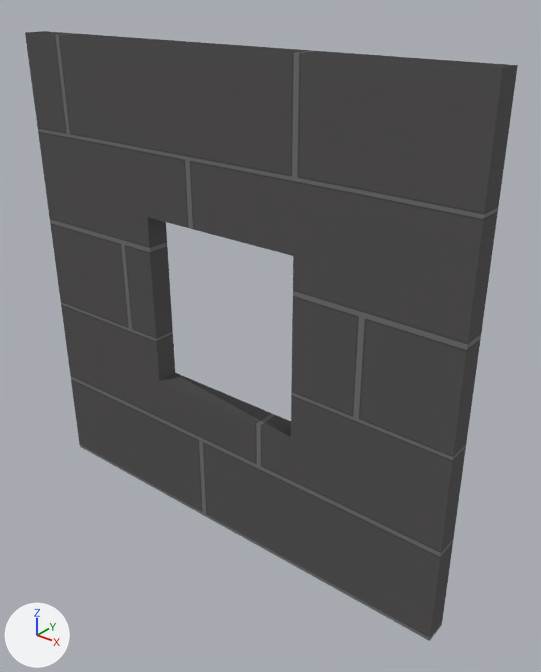
Two versions of the FBX model IMD4006TermProject/Assets/Visual Assets/Models/wallWindow.fbx, one commit apart.
One viewpoint serves both versions: a 50 mm camera at (8.1, -8.89, 9.97) aimed at (0.69, 0.38, 4.22). The lights are fixed; the arrows at lower left show +X, +Y and +Z. Where no turn or scale is listed for an object, it has been applied to the vertices.

The older version as bpy lines, for what is in view:
```python
me_mesh = bpy.data.meshes.new('Mesh')
me_mesh.from_pydata(...)  # 176 vertices, 176 faces; spans x -4.54..4.54, y -0.22..0.22, z 0.0..8.98
me_mesh.materials.append(mat_wall_txt)
ob_geo_wallwindow = bpy.data.objects.new('geo_wallWindow', me_mesh)
ob_geo_wallwindow.location = (0.0, 0.0, 0.0)
```
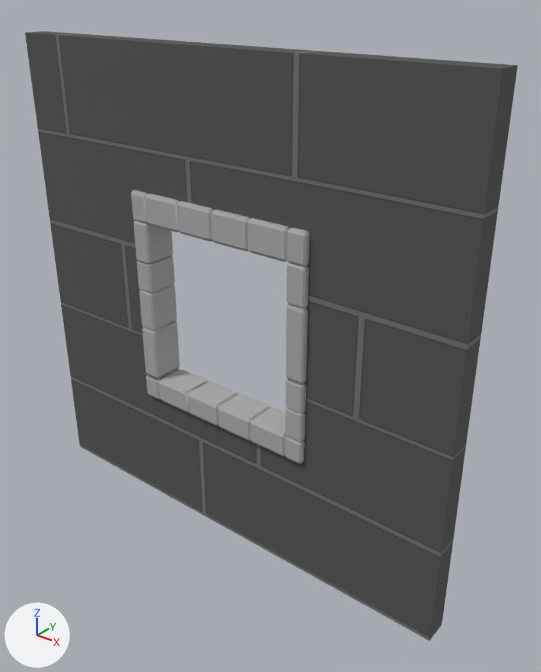
Location of each change, [x1, y1, x2, y2] in pixels of the pictures (541 x 672 px):
```json
{"part": 1, "of": "me_mesh", "change": "added", "after": [131, 190, 310, 464]}
```

Edits to the scene script, one JSON object a line:
```json
{"op": "add", "block": "mat_stoneplain_txt", "code": ["mat_stoneplain_txt = principled_material('stonePlain_txt')", "mat_stoneplain_txt.base_color = (0.409, 0.409, 0.409)  # grey #ababab", "mat_stoneplain_txt.roughness = 0.859"]}
{"block": "me_mesh", "where": "# used by ob_geo_wallwindow; location = (0.0, 0.0, 0.0)"}
{"op": "remove", "block": "me_mesh", "code": "me_mesh.from_pydata(...)  # 176 vertices, 176 faces; spans x -4.54..4.54, y -0.22..0.22, z 0.0..8.98"}
{"op": "add", "block": "me_mesh", "code": "me_mesh.from_pydata(...)  # 624 vertices, 688 faces; spans x -4.54..4.54, y -0.32..0.32, z 0.0..8.98"}
{"block": "me_mesh", "change": "me_mesh part 1: 448 vertices added at x -1.91..1.9, y -0.32..0.32, z 2.39..6.52"}
{"op": "add", "block": "me_mesh", "code": "me_mesh.materials.append(mat_stoneplain_txt)  # grey #ababab"}
```
